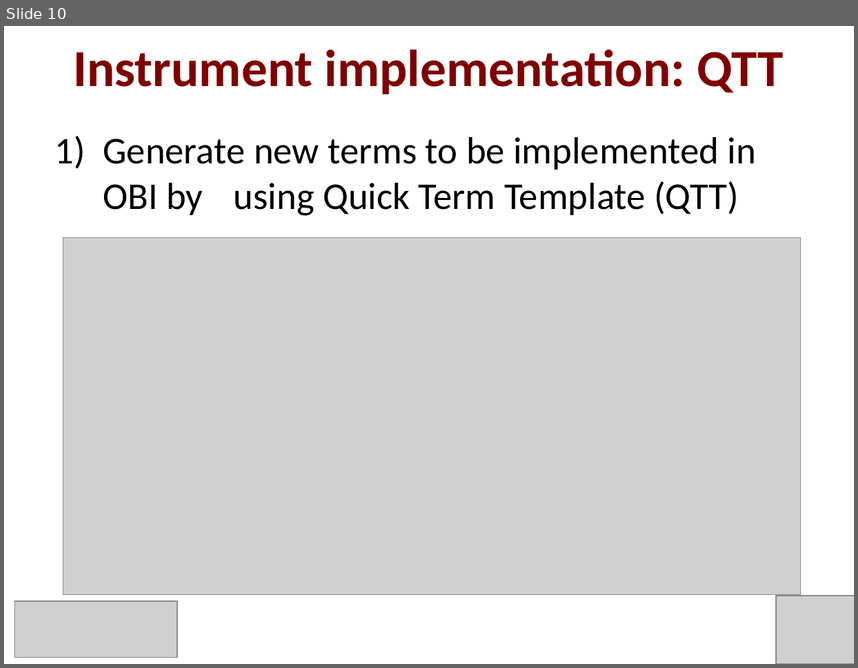
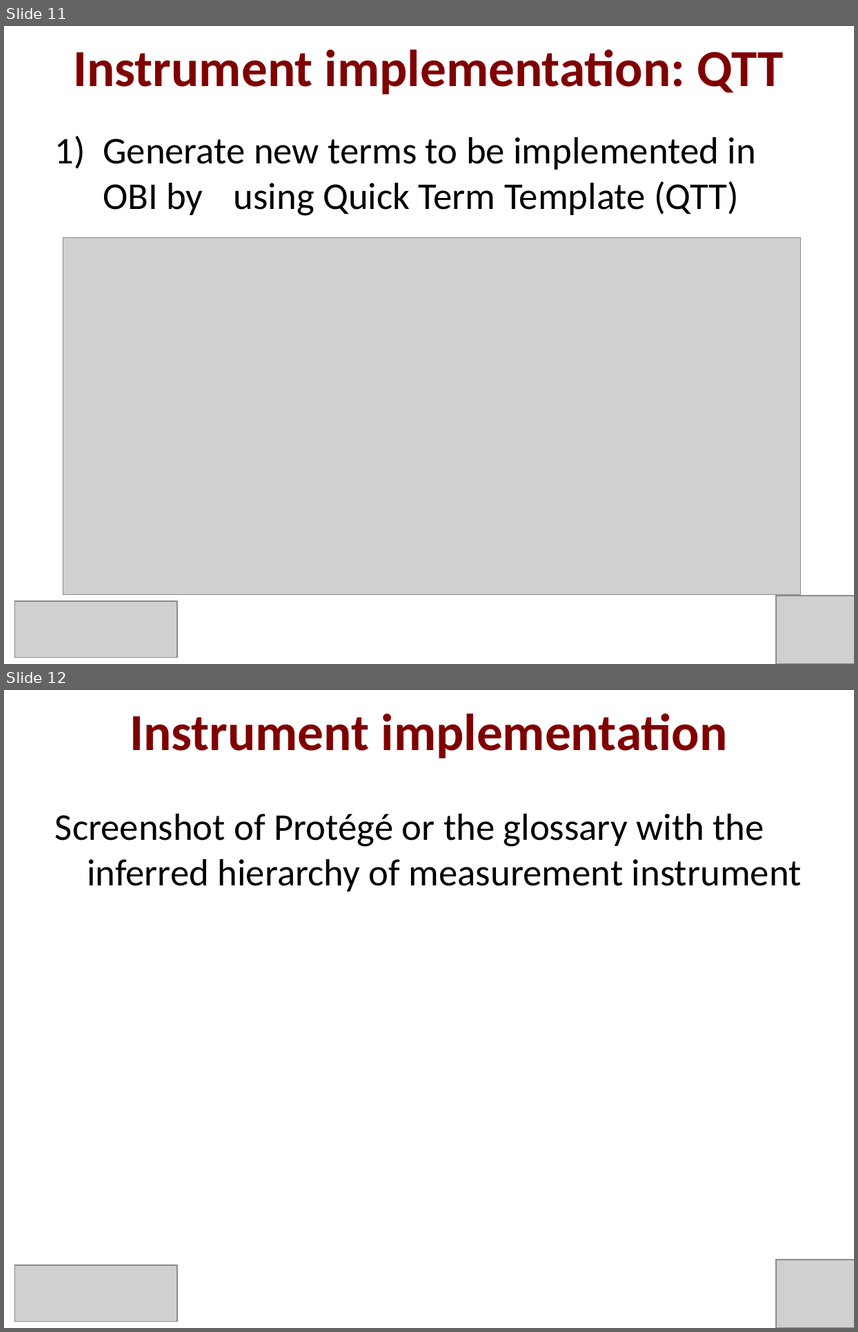
Before and after one commit to obi-ontology/obi-legacy-svn, a slide deck: trunk/docs/presentations/OBI tutorial July 2011 ICBO/eagle-i-ICBO-tutorial-draft.pptx. Shown one above the other, each under a label of ours: slide 10 before the commit, slides 11 and 12 after it. The pictures are 858x668 and 858x1332 pixels, drawn with LibreOffice and Linux fonts; fonts in the diff are those of the drawing; grey boxes stand for pictures. Boxes give left, top, right and bottom in pixels: in the first picture for what was removed or moved away, otherwise in the second. Text is boxed around its words. In the diff, an @@ line names an element or a change of style, - is before the commit and + after.

```diff
--- a/trunk/docs/presentations/OBI tutorial July 2011 ICBO/eagle-i-ICBO-tutorial-draft.pptx
+++ b/trunk/docs/presentations/OBI tutorial July 2011 ICBO/eagle-i-ICBO-tutorial-draft.pptx
@@ slide 12 added at <box>4,690,854,1328</box>, background #FFFFFF @@
@@ title added at <box>130,713,728,758</box>, 44 pt, text #800000, bold @@
+Instrument implementation
@@ text added at <box>55,814,802,891</box>, 32 pt, text #000000 @@
+Screenshot of Protégé or the glossary with the inferred hierarchy of measurement instrument
@@ picture added at <box>15,1265,177,1321</box> @@
@@ picture added at <box>776,1259,854,1328</box> @@
@@ text added at <box>95,1321,174,1321</box>, 10 pt, text #000000, bold @@
+c o n s o r t i u m
@@ what was slide 10 is now slide 11 @@
```
Also in this commit, not shown: 1 other slide added.
